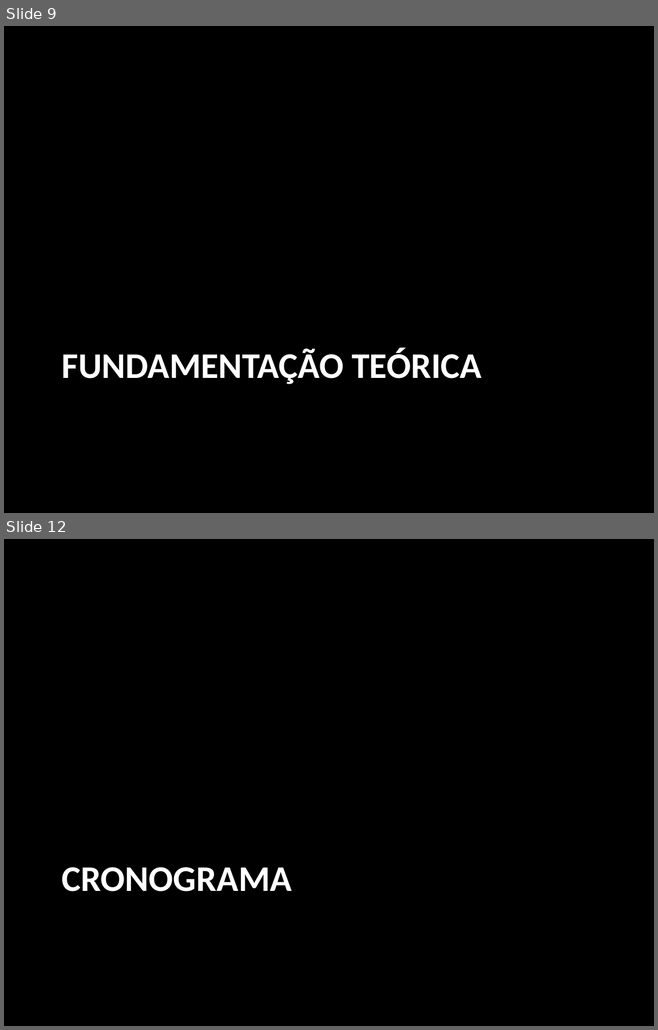
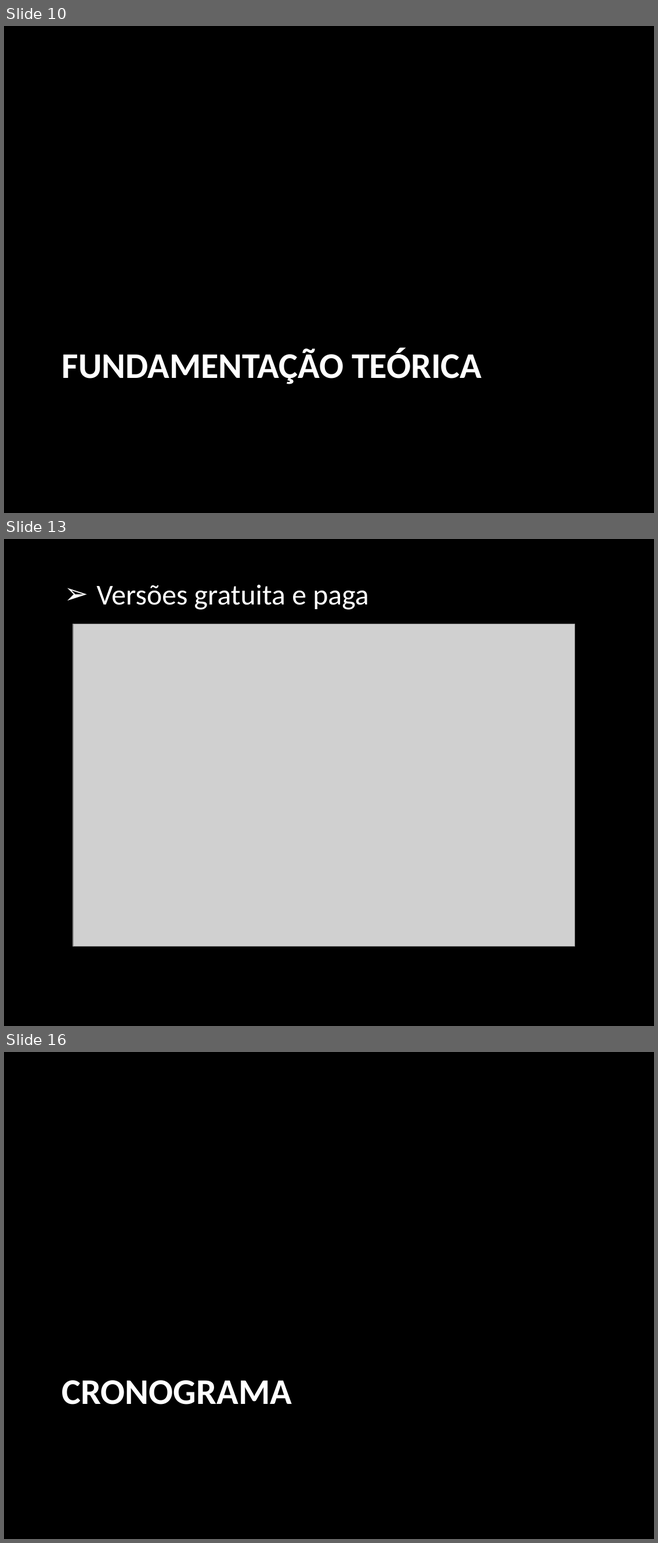
Before and after one commit to rafaelmoura0402/rafaelTCC, a slide deck: pre-projeto/apresentacao.pptx. Shown one above the other, each under a label of ours: slides 9 and 12 before the commit, slides 10, 13 and 16 after it; the slides between them are not shown. The pictures are 658x1030 and 658x1543 pixels, drawn with LibreOffice and Linux fonts; fonts in the diff are those of the drawing; grey boxes stand for pictures. Boxes give left, top, right and bottom in pixels: in the first picture for what was removed or moved away, otherwise in the second. Text is boxed around its words. In the diff, an @@ line names an element or a change of style, - is before the commit and + after.

```diff
--- a/pre-projeto/apresentacao.pptx
+++ b/pre-projeto/apresentacao.pptx
@@ slide 13 added at <box>4,539,654,1026</box>, background #000000 @@
@@ text added at <box>97,584,368,610</box>, 32 pt, text #FFFFFF @@
+➢ Versões gratuita e paga
@@ picture added at <box>73,624,574,947</box> @@
@@ what was slide 9 is now slide 10 @@
@@ what was slide 12 is now slide 16 @@
```
Also in this commit, not shown: 3 slides changed, 4 other slides added, 1 slide removed, 1 other file.
